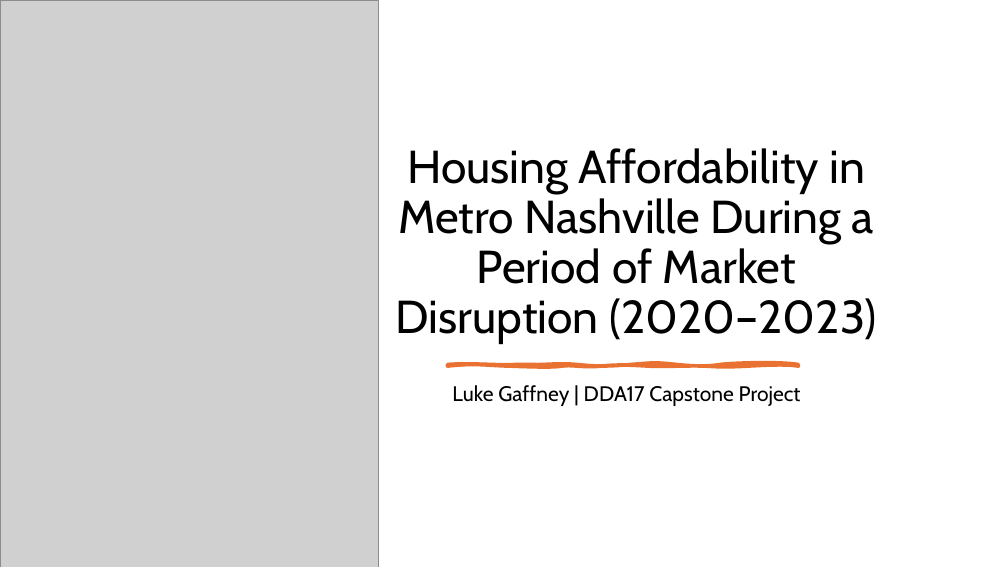
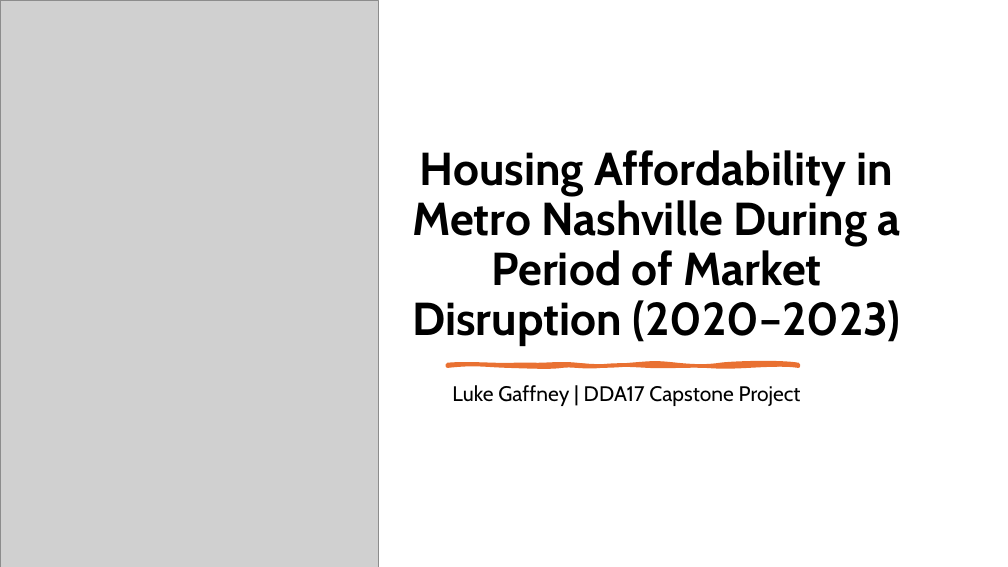
Before and after one commit to lukemgaff/Metro-Nashville-Housing-Affordability-2020-2023, a slide deck: slide 1 of Capstone(Nashville Housing).pptx. Drawn at 1008x567 pixels with LibreOffice and Linux fonts; fonts in the diff are those of the drawing; grey boxes stand for pictures. Boxes give left, top, right and bottom in pixels: in the first picture for what was removed or moved away, otherwise in the second. Text is boxed around its words. In the diff, an @@ line names an element or a change of style, - is before the commit and + after.

```diff
--- a/Capstone(Nashville Housing).pptx
+++ b/Capstone(Nashville Housing).pptx
@@ title "Housing Affordability in Metro Nashville ...": place and size @@
-title "Housing Affordability in Metro Nashville ..." at <box>396,148,877,344</box>
+title "Housing Affordability in Metro Nashville ..." at <box>412,150,901,345</box>
@@ title "Housing Affordability in Metro Nashville ..." at <box>412,150,901,345</box>: bold on @@
```
Also in this commit, not shown: 10 other slides changed, 3 slides added, 2 slides removed, 12 other files.
